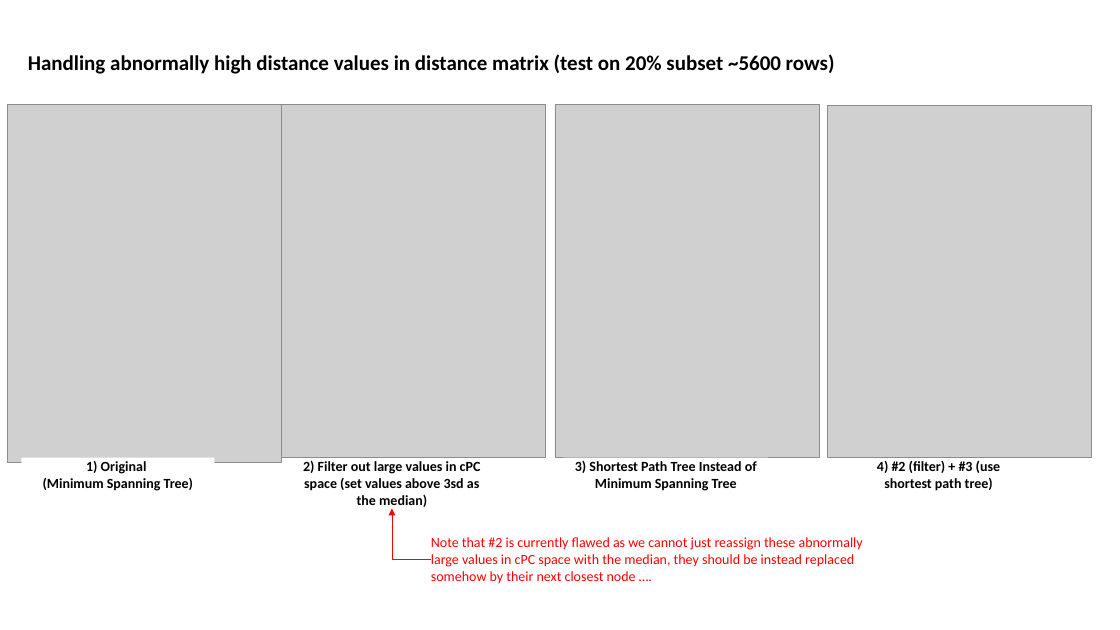
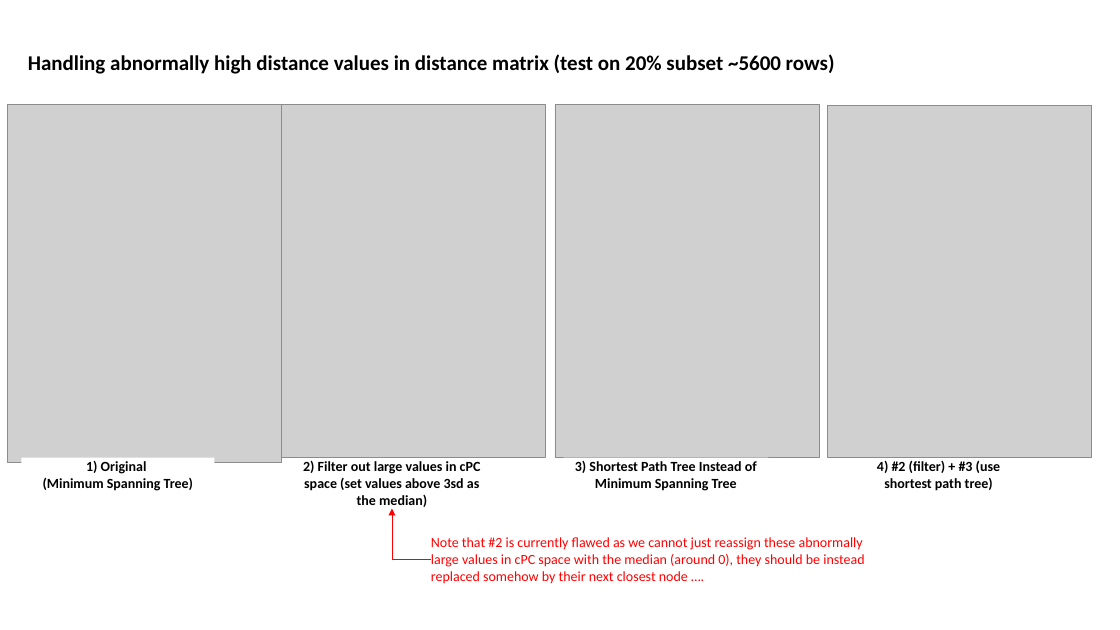
Before and after one commit to zhaohanxiong/OxfordCVM, a slide deck: slide 5 of job_results.pptx. Drawn at 1120x630 pixels with LibreOffice and Linux fonts; fonts in the diff are those of the drawing; grey boxes stand for pictures. Boxes give left, top, right and bottom in pixels: in the first picture for what was removed or moved away, otherwise in the second. Text is boxed around its words. In the diff, an @@ line names an element or a change of style, - is before the commit and + after.

```diff
--- a/job_results.pptx
+++ b/job_results.pptx
@@ text at (431, 537, 864, 584): text changed @@
-Note that #2 is currently flawed as we cannot just reassign these abnormally large values in cPC space with the median, they should be instead replaced somehow by their next closest node ….
+Note that #2 is currently flawed as we cannot just reassign these abnormally large values in cPC space with the median (around 0), they should be instead replaced somehow by their next closest node ….
```
Also in this commit, not shown: 1 other slide changed.
